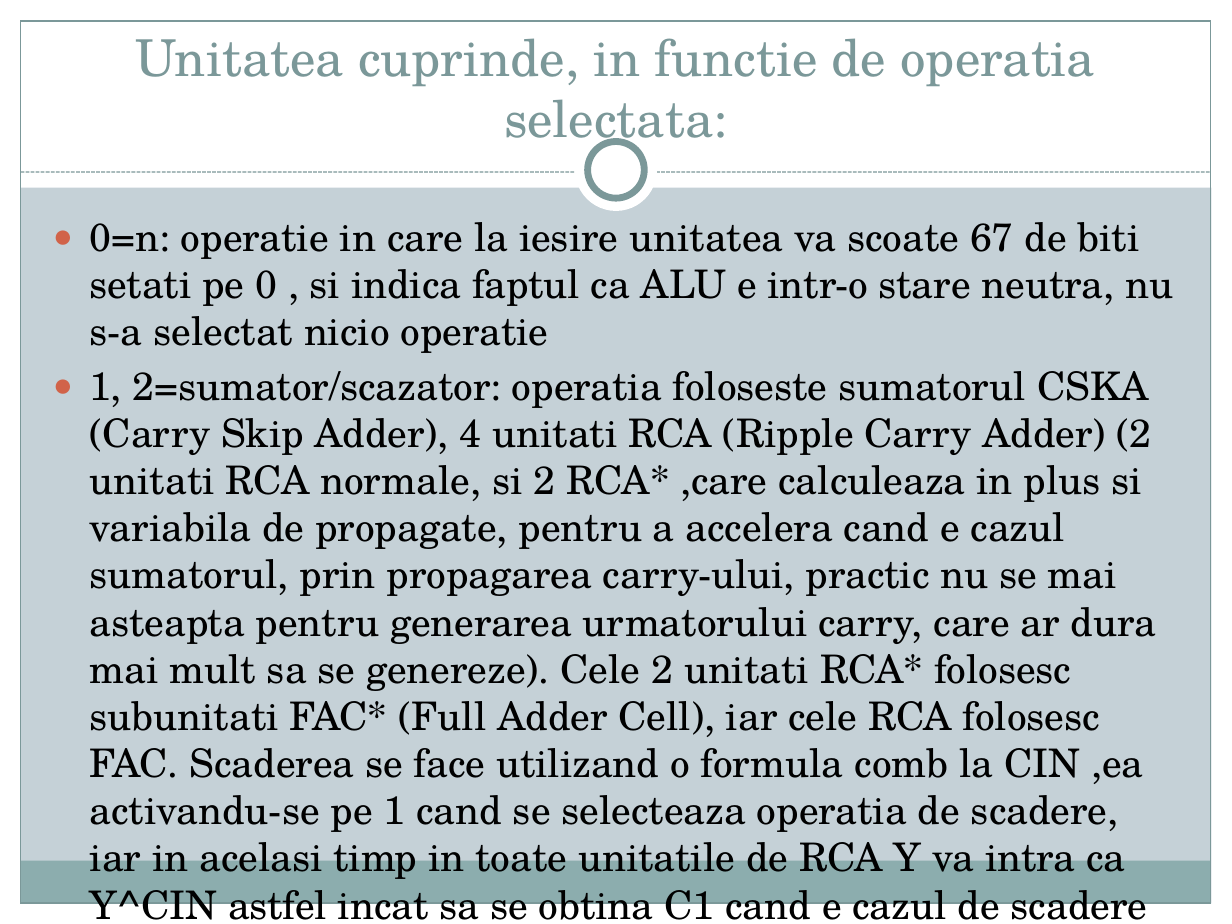
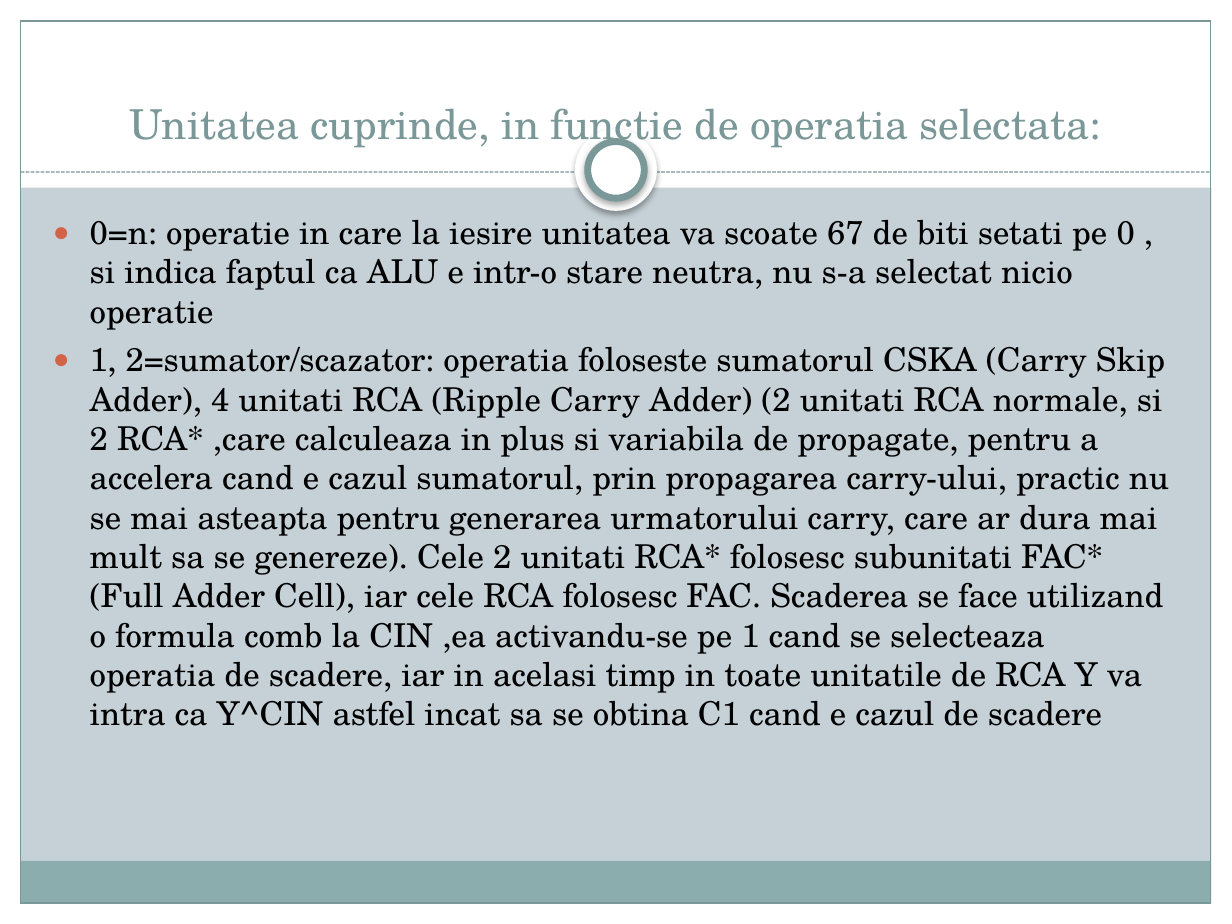
Before and after one commit to AndreiMuciu/Proiect-CN, a slide deck: slide 3 of Docs/Prezentare.pptx. Drawn at 1232x924 pixels with LibreOffice and Linux fonts; fonts in the diff are those of the drawing. Boxes give left, top, right and bottom in pixels: in the first picture for what was removed or moved away, otherwise in the second. Text is boxed around its words. In the diff, an @@ line names an element or a change of style, - is before the commit and + after.

```diff
--- a/Docs/Prezentare.pptx
+++ b/Docs/Prezentare.pptx
@@ title "Unitatea cuprinde, in functie de ..." at [130,108,1100,150]: size 29.7 to 24.1 pt, text colour #7C999A to #7B9899 @@
@@ ellipse at [575,129,658,212]: shadow on @@
@@ ellipse at [588,142,644,198]: shadow on @@
@@ text "0=n: operatie in care la ..." at [90,211,1169,726]: size 22.9 to 19.2 pt @@
```
Also in this commit, not shown: 8 other slides changed.
